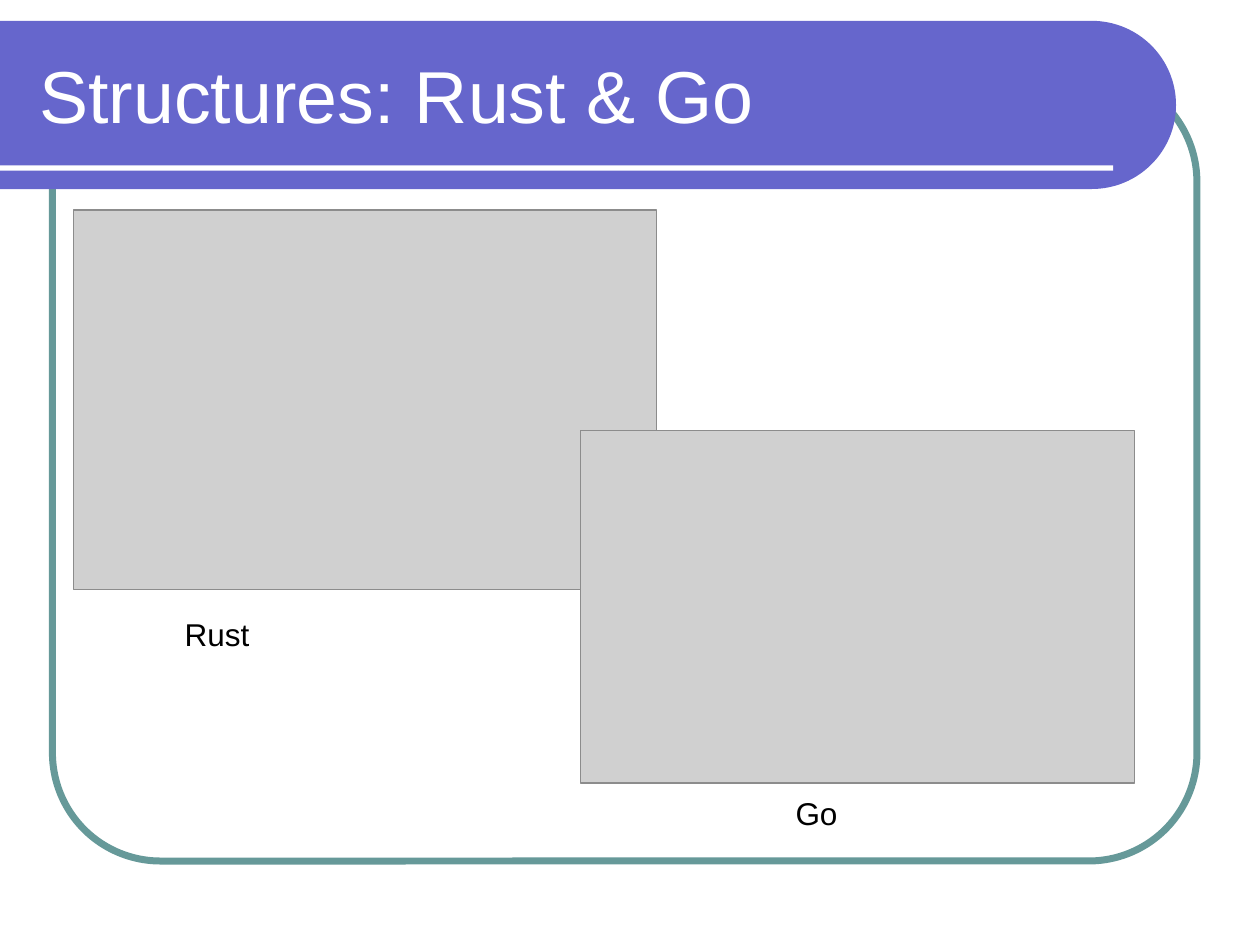
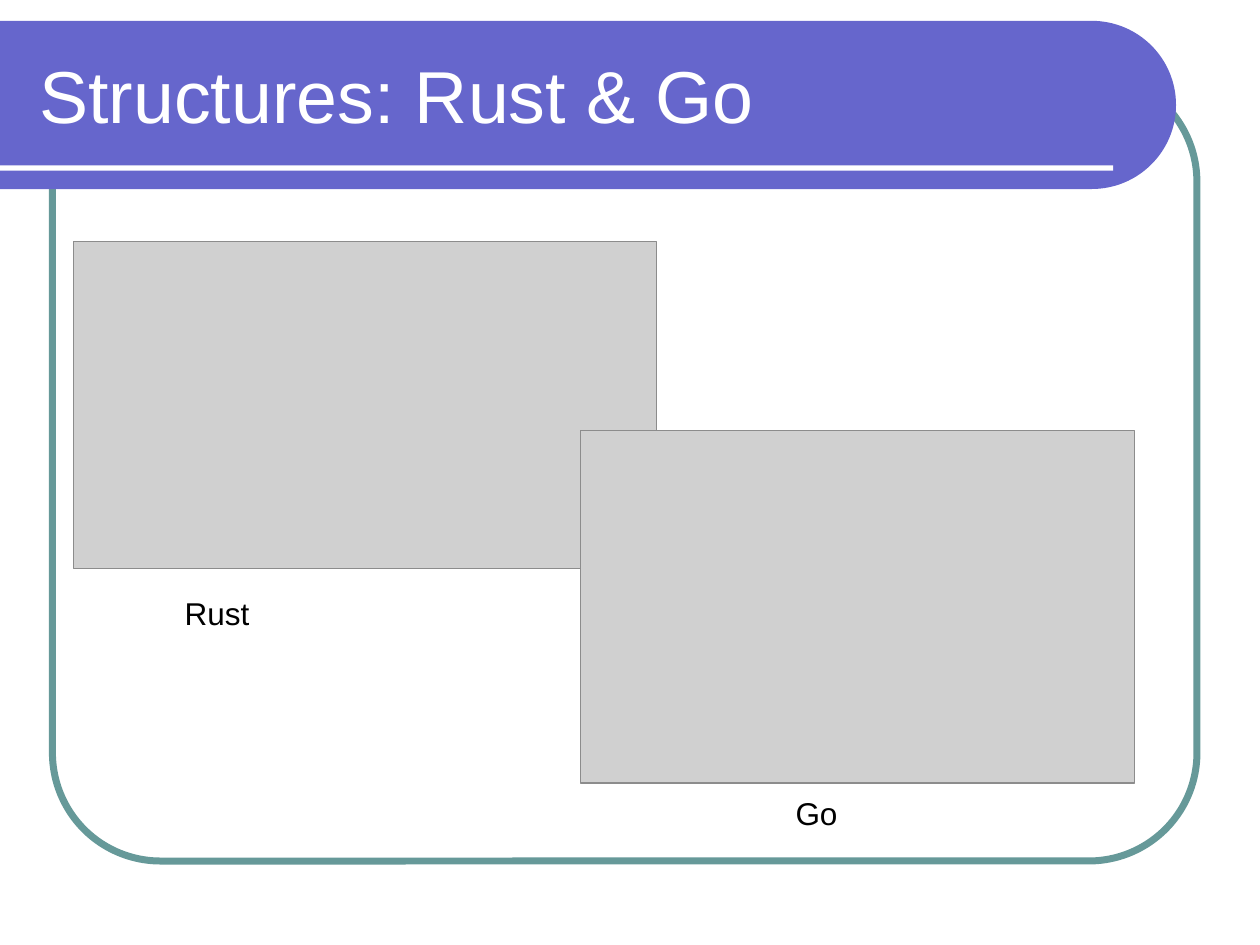
Before and after one commit to lutzhamel/CSC301, a slide deck: slide 9 of notes/csc301-ln002.ppt. Drawn at 1260x945 pixels with LibreOffice and Linux fonts; fonts in the diff are those of the drawing; grey boxes stand for pictures. Boxes give left, top, right and bottom in pixels: in the first picture for what was removed or moved away, otherwise in the second. Text is boxed around its words. In the diff, an @@ line names an element or a change of style, - is before the commit and + after.

```diff
--- a/notes/csc301-ln002.ppt
+++ b/notes/csc301-ln002.ppt
@@ picture: place and size @@
-picture at [73,210,655,590]
+picture at [73,242,655,570]
@@ text "Rust": place and size @@
-text "Rust" at [185,624,250,647]
+text "Rust" at [185,603,250,626]
```
Also in this commit, not shown: 3 other slides changed, 2 other files.
